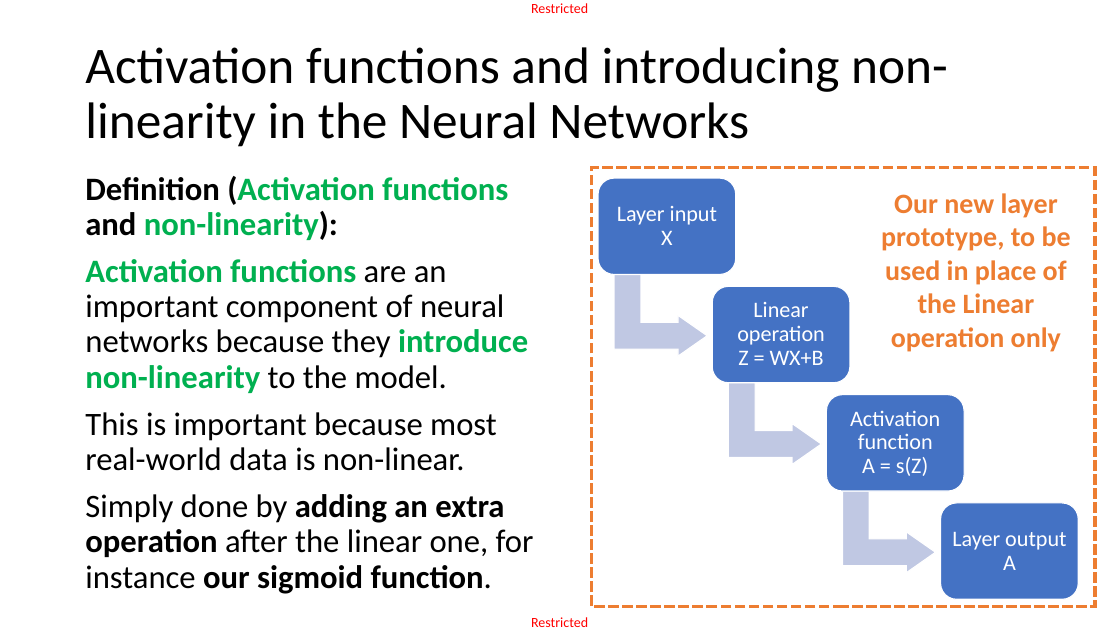
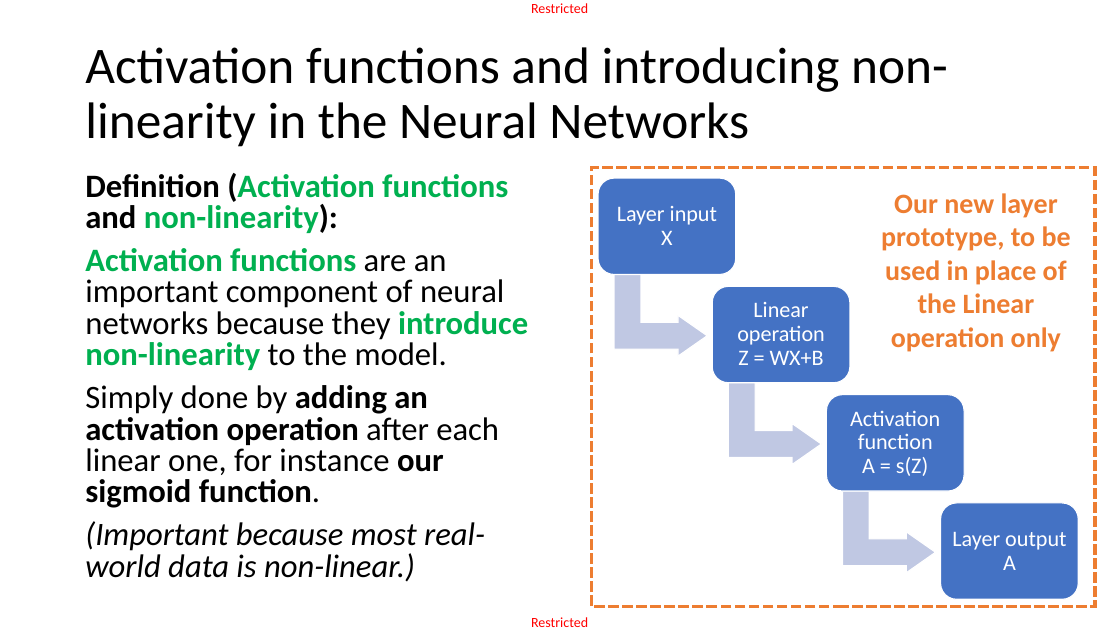
Before and after one commit to matthieudemari/SUTD_DL_50_039, a slide deck: slide 56 of W2/1. W2S1 final/W2S1.pptx. Drawn at 1120x630 pixels with LibreOffice and Linux fonts; fonts in the diff are those of the drawing. Boxes give left, top, right and bottom in pixels: in the first picture for what was removed or moved away, otherwise in the second. Text is boxed around its words. In the diff, an @@ line names an element or a change of style, - is before the commit and + after.

```diff
--- a/W2/1. W2S1 final/W2S1.pptx
+++ b/W2/1. W2S1 final/W2S1.pptx
@@ text at <box>85,173,528,370</box>: line spacing 0.9 to 0.8 @@
@@ text at <box>85,385,499,582</box>: text changed @@
-This is important because most real-world data is non-linear.
-Simply done by adding an extra operation after the linear one, for instance our sigmoid function.
+Simply done by adding an activation operation after each linear one, for instance our sigmoid function.
+(Important because most real-world data is non-linear.)
```
Also in this commit, not shown: 12 other slides changed, 12 other files.
